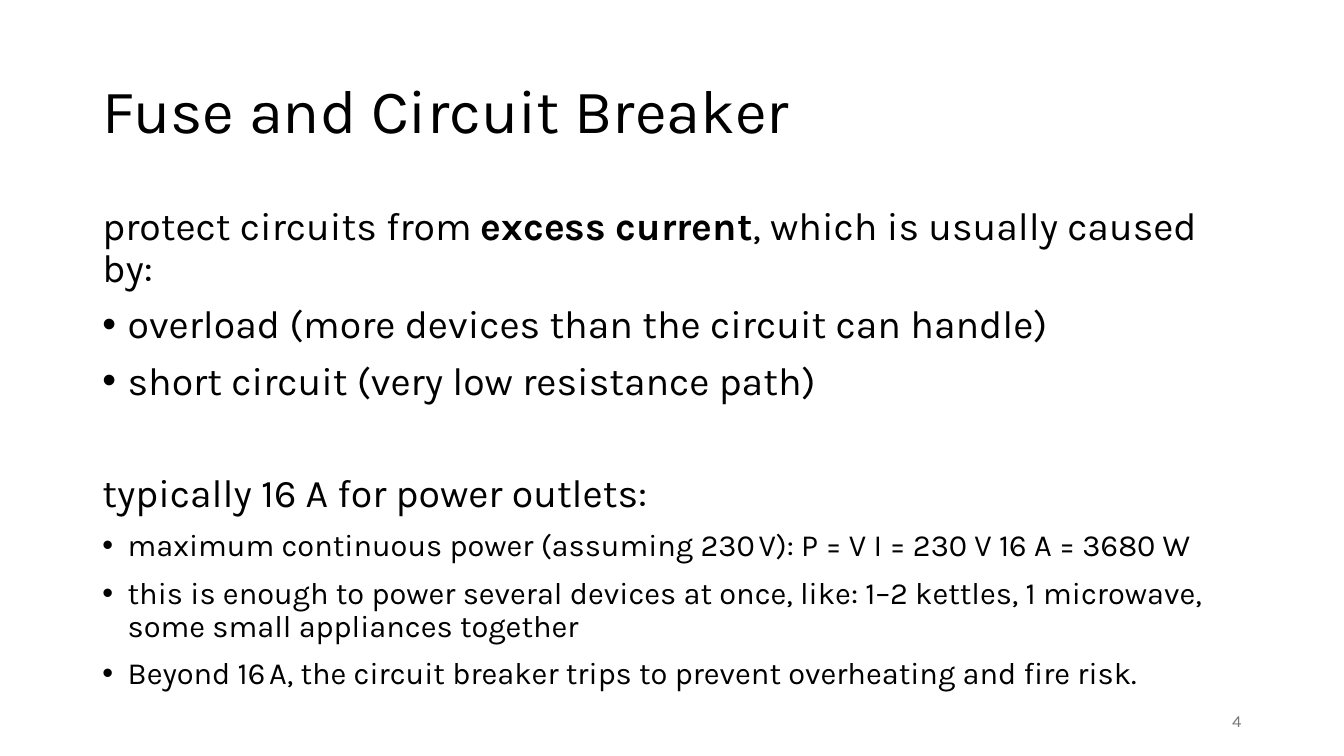
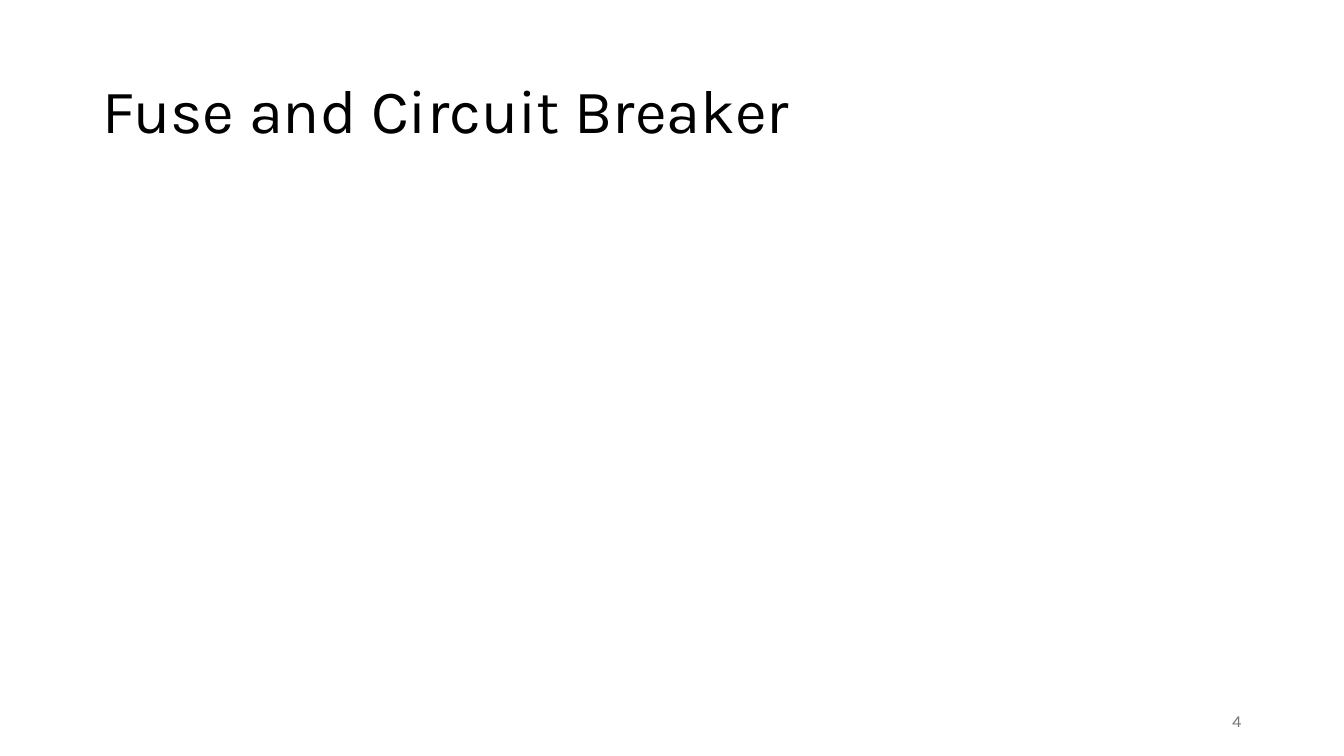
Before and after one commit to FelixWick/intro_electrical_eng, a slide deck: slide 4 of slides/5_outlook.pptx. Drawn at 1344x756 pixels with LibreOffice and Linux fonts; fonts in the diff are those of the drawing; grey boxes stand for pictures. Boxes give left, top, right and bottom in pixels: in the first picture for what was removed or moved away, otherwise in the second. Text is boxed around its words. In the diff, an @@ line names an element or a change of style, - is before the commit and + after.

```diff
--- a/slides/5_outlook.pptx
+++ b/slides/5_outlook.pptx
@@ text removed at box(102, 213, 1202, 692) @@
-protect circuits from excess current, which is usually caused by:
-• overload (more devices than the circuit can handle)
-• short circuit (very low resistance path)
-typically 16 A for power outlets:
-• maximum continuous power (assuming 230 V): P = V I = 230 V 16 A = 3680 W
-• this is enough to power several devices at once, like: 1–2 kettles, 1 microwave, some small appliances together
-• Beyond 16 A, the circuit breaker trips to prevent overheating and fire risk.
```
Also in this commit, not shown: 7 other slides changed, 6 slides added, 2 slides removed, 1 other file.
